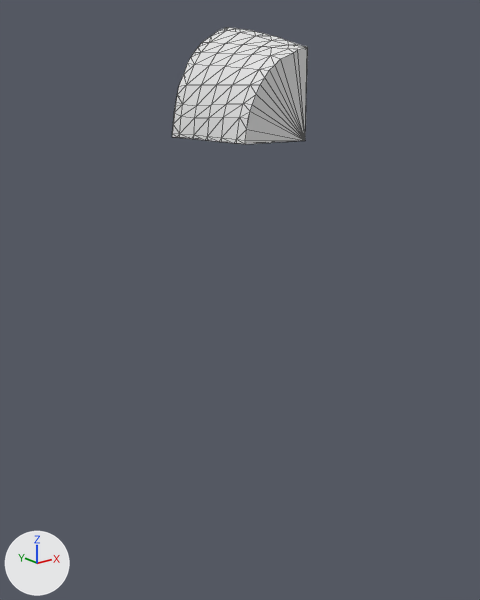
What one commit did to the glTF model assets/terrain/surface_pieces/surf_1_17.glb.
Rendered twice from a 50 mm camera at (-118.7, 0.7, -28.2) aimed at (-101.2, 22.6, -36.9). Every picture has the same lights, and +X, +Y and +Z are marked at lower left. The first picture is the older version. Mesh edges are drawn as thin lines. Where no turn or scale is listed for an object, it has been applied to the vertices.

The scene before the commit, as lines of its bpy script (objects in view):
```python
me_geometry_0 = bpy.data.meshes.new('geometry_0')
me_geometry_0.from_pydata(...)  # 102 vertices, 200 faces; spans x -103.02..-100.0, y 20.0..25.0, z -30.0..-25.56
ob_geometry_0 = bpy.data.objects.new('geometry_0', me_geometry_0)
ob_geometry_0.location = (0.0, 0.0, 0.0)
```
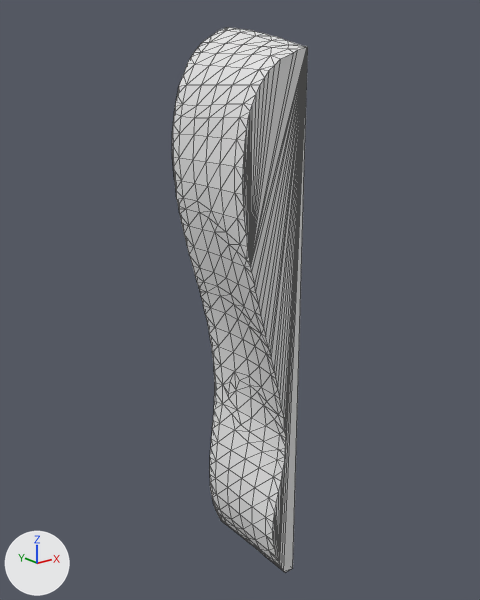
What differs and where, as boxes [x1, y1, x2, y2] in the pictures (480 x 600 px):
'geometry_0', reshaped (364% taller)
    before: [172, 27, 308, 144]
    after: [172, 27, 308, 573]
part 1 of me_geometry_0, built on
    before: [172, 47, 308, 144]
    after: [172, 47, 308, 573]

What the commit changed:
me_geometry_0 is used by ob_geometry_0; location (0.0, 0.0, 0.0).
me_geometry_0 had 102 vertices, 200 faces and spanned x -103.02..-100.0, y 20.0..25.0, z -30.0..-25.56.
me_geometry_0 now has 331 vertices, 658 faces and spans x -103.12..-100.0, y 20.0..25.0, z -50.0..-25.56.
me_geometry_0 part 1: 14 vertices removed from x -103.02..-100.0, y 20.0..25.0, z -30.0; 243 vertices added at x -103.12..-100.0, y 20.0..25.0, z -50.0..-30.31.
